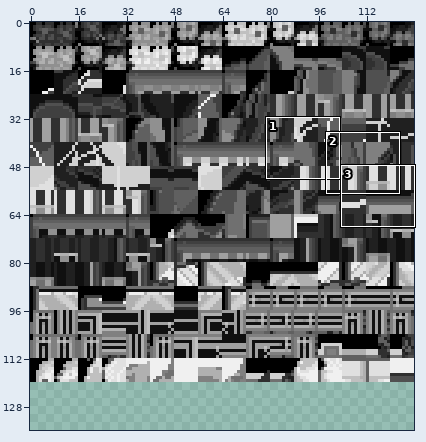
Sprite sheet: data/tilesets/secondary/sanctuary/tiles.png. Above, an overview of the earlier version with the close-up marked.
Close-up. The starting point:
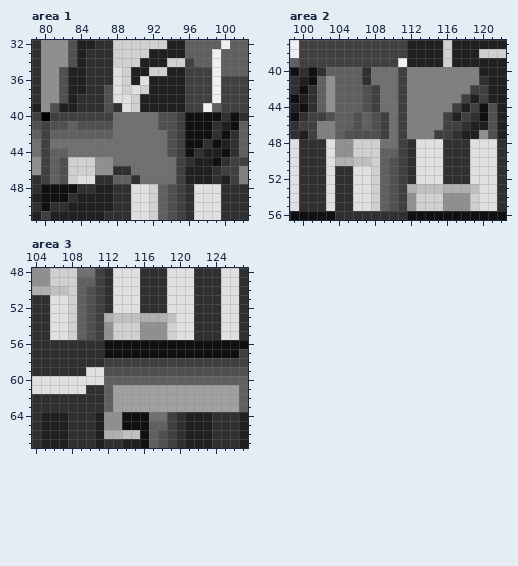
The file is 128x120 pixels. Shown: area 1: x 79..102, y 32..51; area 2: x 99..122, y 37..56; area 3: x 104..127, y 48..67. The old version is drawn lined up with the new one, on the new canvas. The commit also changed other parts of the picture, which this record leaves out.
Now the later version:
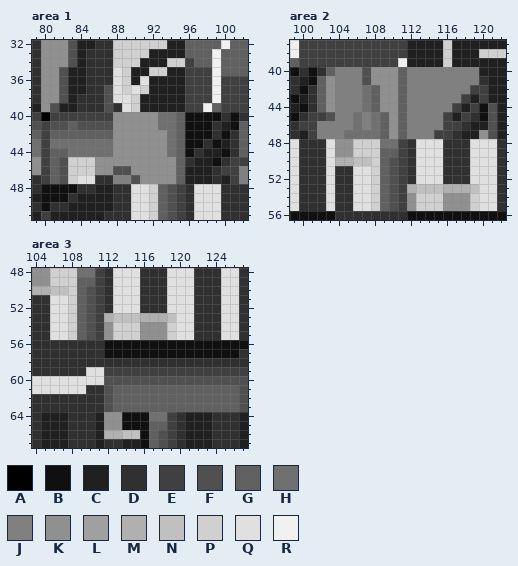
Palette (. is transparent): A #000000  B #101010  C #202020  D #303030  E #404040  F #505050  G #606060  H #707070  J #808080  K #909090  L #a0a0a0  M #b0b0b0  N #c0c0c0  P #d0d0d0  Q #e0e0e0  R #f0f0f0
Change:
canvas 128x120 -> 128x136
Area 1:
Colour F replaces colour D in row 46 at x 88 to 89; in row 47 at x 90.
Colour G replaces colour E in rows 40 to 47 at x 95.
Colour H replaces colour F in rows 40 to 41 at x 93 to 94; in rows 42 to 44 at x 94.
Colour J replaces colour G in row 47 at x 88 to 89.
Colour K replaces colour H in rows 40 to 41 at x 88 to 92; in rows 42 to 44 at x 88 to 93; in row 45 at x 88 to 94; in row 46 at x 90 to 94; in row 47 at x 91 to 94.
Area 2:
Colour F replaces colour D in rows 40 to 41 at x 107.
Colour G replaces colour E in rows 40 to 41 at x 111; in rows 42 to 44 at x 108 and 111; in rows 45 to 47 at x 109 and 111.
Colour H replaces colour F in rows 42 to 44 at x 107; in rows 45 to 46 at x 106 and 108; in row 47 at x 105 to 108.
Colour J replaces colour G in rows 40 to 44 at x 104 to 106; in rows 45 to 46 at x 104 to 105 and 107; in row 47 at x 104.
Colour K replaces colour H in rows 40 to 41 at x 108 to 110; in rows 42 to 44 at x 109 to 110; in rows 45 to 47 at x 110.
Area 3:
Colour D replaces colour E in row 57 at x 127; in row 58 at x 112 to 127.
Colour E replaces colour F in row 59 at x 112 to 127.
Colour F replaces colour G in row 60 at x 112 to 127; in rows 61 to 63 at x 112 and 127.
Colour G replaces colour L in rows 61 to 63 at x 113 to 126.
